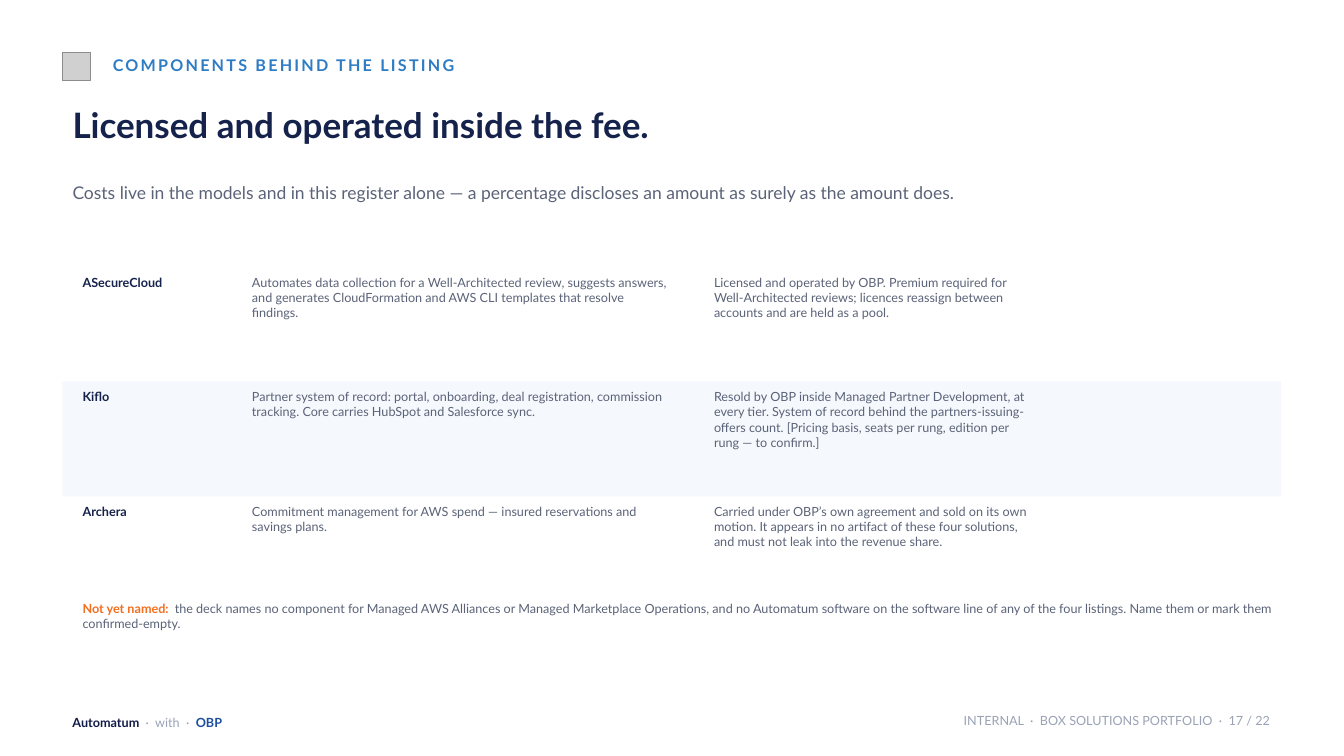
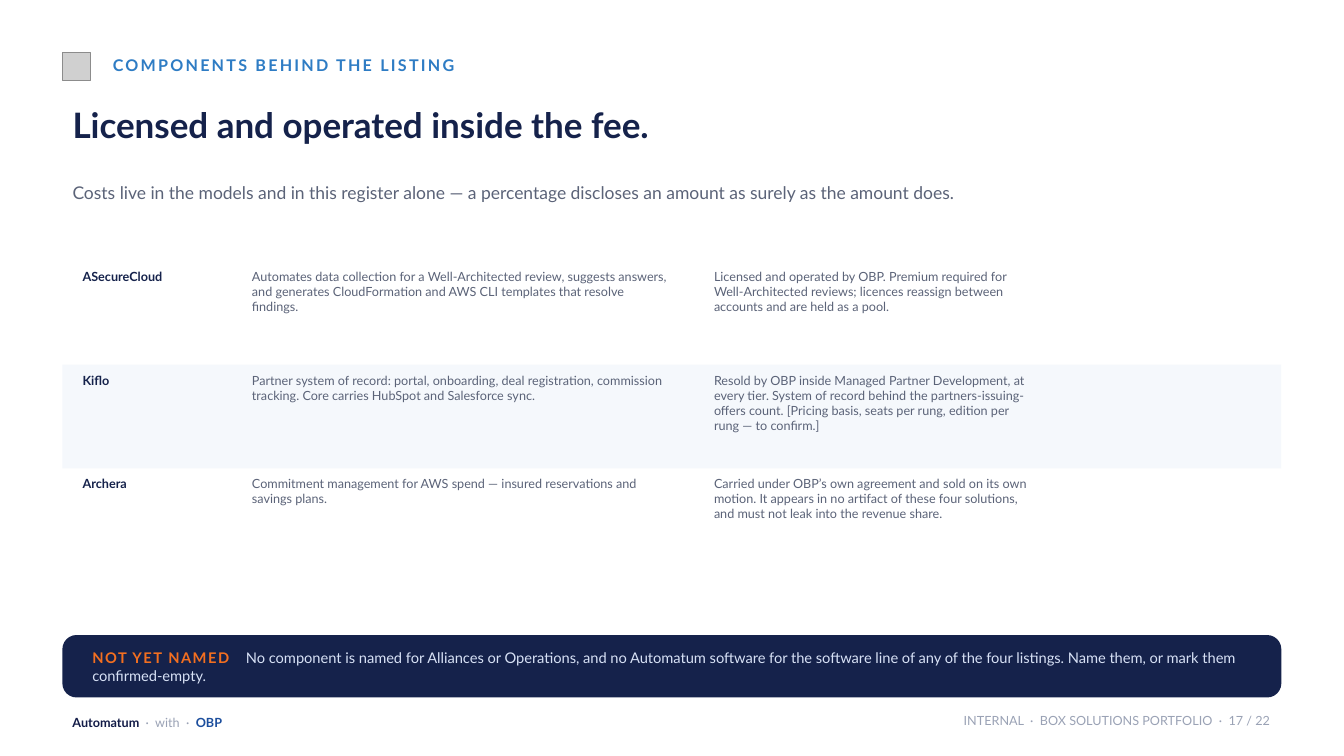
Before and after one commit to KianteEvans/barberbook, a slide deck: slide 17 of docs/deck/BOX_Solutions_Revised.pptx. Drawn at 1344x756 pixels with LibreOffice and Linux fonts; fonts in the diff are those of the drawing; grey boxes stand for pictures; background and template pictures are left out. Boxes give left, top, right and bottom in pixels: in the first picture for what was removed or moved away, otherwise in the second. Text is boxed around its words. In the diff, an @@ line names an element or a change of style, - is before the commit and + after.

```diff
--- a/docs/deck/BOX_Solutions_Revised.pptx
+++ b/docs/deck/BOX_Solutions_Revised.pptx
@@ text "ASecureCloud": place and size @@
-text "ASecureCloud" at (83,277,163,287)
+text "ASecureCloud" at (83,271,163,281)
@@ text "Automates data collection for a ...": place and size @@
-text "Automates data collection for a ..." at (252,277,666,320)
+text "Automates data collection for a ..." at (252,271,666,314)
@@ text "Licensed and operated by OBP. ...": place and size @@
-text "Licensed and operated by OBP. ..." at (714,277,1007,319)
+text "Licensed and operated by OBP. ..." at (714,271,1007,313)
@@ rectangle: place and size @@
-rectangle at (63,381,1281,496)
+rectangle at (63,365,1281,469)
@@ text "Kiflo": place and size @@
-text "Kiflo" at (83,391,110,401)
+text "Kiflo" at (83,375,110,385)
@@ text "Partner system of record: portal, ...": place and size @@
-text "Partner system of record: portal, ..." at (252,391,662,419)
+text "Partner system of record: portal, ..." at (252,375,662,403)
@@ text "Resold by OBP inside Managed ...": place and size @@
-text "Resold by OBP inside Managed ..." at (714,391,1025,450)
+text "Resold by OBP inside Managed ..." at (714,375,1025,433)
@@ text "Archera": place and size @@
-text "Archera" at (83,506,127,516)
+text "Archera" at (83,478,127,488)
@@ text "Commitment management for AWS spend ...": place and size @@
-text "Commitment management for AWS spend ..." at (252,506,636,534)
+text "Commitment management for AWS spend ..." at (252,478,636,506)
@@ text "Carried under OBP’s own agreement ...": place and size @@
-text "Carried under OBP’s own agreement ..." at (714,506,1027,546)
+text "Carried under OBP’s own agreement ..." at (714,478,1027,518)
@@ rounded rectangle added at (63,635,1281,698), fill #15224B @@
@@ text at (92,652,1235,666): text changed; size 9 to 10.5 pt; text colour #5B6378 to #D7E1F5 @@
-Not yet named: the deck names no component for Managed AWS Alliances or Managed Marketplace Operations, and no Automatum software on the software line of any of the four listings. Name them or mark them confirmed-empty.
+NOT YET NAMED No component is named for Alliances or Operations, and no Automatum software for the software line of any of the four listings. Name them, or mark them confirmed-empty.
```
Also in this commit, not shown: 19 other slides changed, 1 other file.
